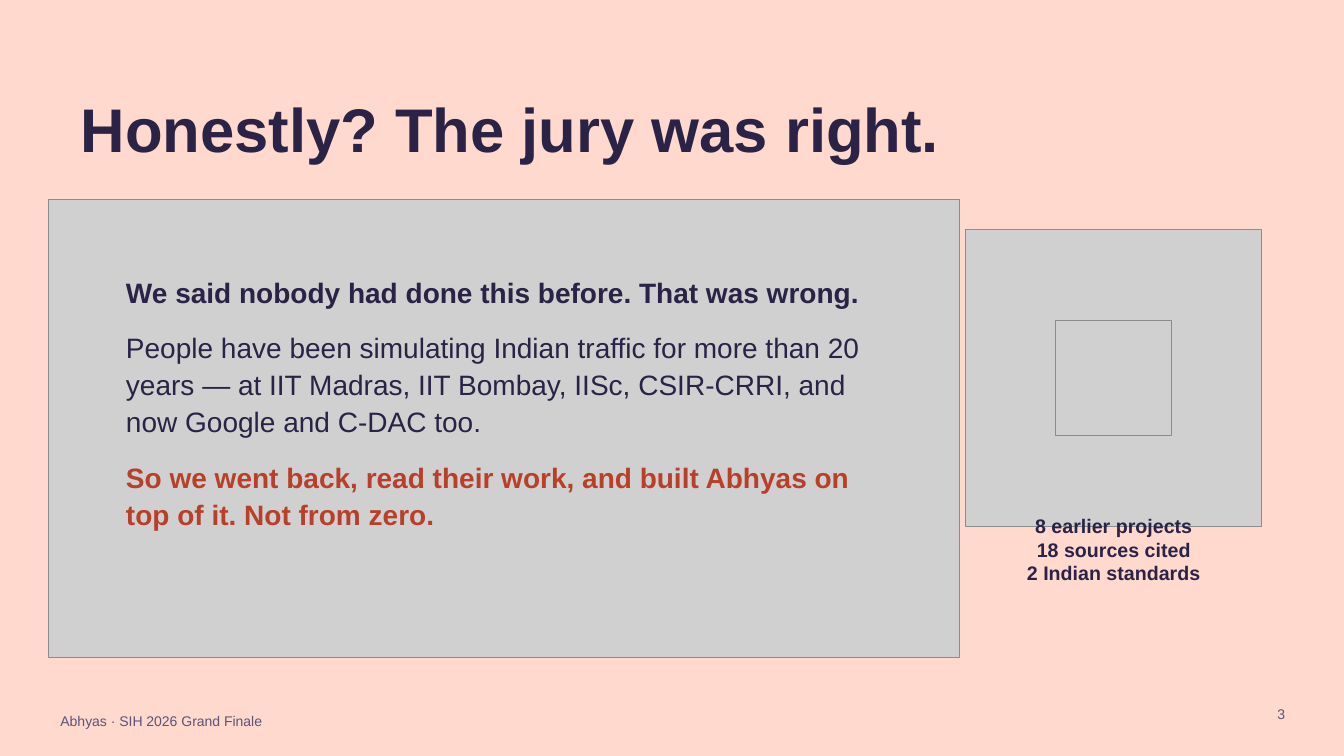
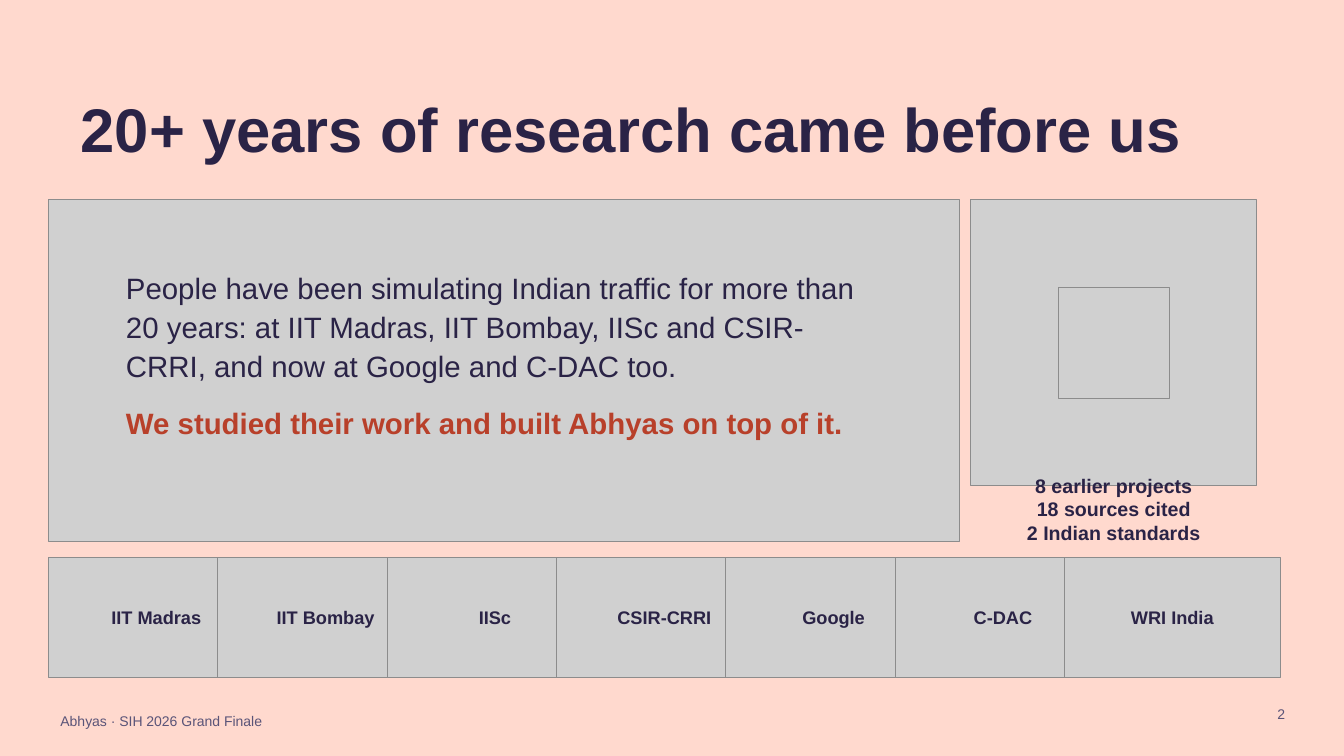
Before and after one commit to UnKnownnPasta/Abhyas, a slide deck: slide 2 of presentation/Abhyas_SIH2026_Finale.pptx (slide 3 before the commit). Drawn at 1344x756 pixels with LibreOffice and Linux fonts; fonts in the diff are those of the drawing; grey boxes stand for pictures. Boxes give left, top, right and bottom in pixels: in the first picture for what was removed or moved away, otherwise in the second. Text is boxed around its words. In the diff, an @@ line names an element or a change of style, - is before the commit and + after.

```diff
--- a/presentation/Abhyas_SIH2026_Finale.pptx
+++ b/presentation/Abhyas_SIH2026_Finale.pptx
@@ title at box(81, 107, 1181, 164): text changed @@
-Honestly? The jury was right.
+20+ years of research came before us
@@ picture: place and size @@
-picture at box(48, 200, 960, 657)
+picture at box(48, 200, 960, 541)
@@ picture: place and size @@
-picture at box(966, 230, 1262, 526)
+picture at box(971, 200, 1257, 486)
@@ text at box(126, 277, 854, 440): text changed; size 20 to 21 pt @@
-We said nobody had done this before. That was wrong.
-People have been simulating Indian traffic for more than 20 years — at IIT Madras, IIT Bombay, IISc, CSIR-CRRI, and now Google and C-DAC too.
-So we went back, read their work, and built Abhyas on top of it. Not from zero.
+People have been simulating Indian traffic for more than 20 years: at IIT Madras, IIT Bombay, IISc and CSIR-CRRI, and now at Google and C-DAC too.
+We studied their work and built Abhyas on top of it.
@@ picture: place and size @@
-picture at box(1056, 320, 1172, 436)
+picture at box(1059, 287, 1170, 398)
@@ text "8 earlier projects": place and size @@
-text "8 earlier projects" at box(1027, 519, 1200, 580)
+text "8 earlier projects" at box(1027, 479, 1200, 540)
@@ picture added at box(48, 558, 264, 678) @@
@@ picture added at box(218, 558, 434, 678) @@
@@ picture added at box(387, 558, 603, 678) @@
@@ picture added at box(557, 558, 772, 678) @@
@@ picture added at box(726, 558, 942, 678) @@
@@ picture added at box(895, 558, 1111, 678) @@
@@ picture added at box(1065, 558, 1280, 678) @@
@@ text added at box(111, 611, 202, 624), 13 pt, text #2A2346, bold @@
+IIT Madras
@@ text added at box(277, 611, 375, 628), 13 pt, text #2A2346, bold @@
+IIT Bombay
@@ text added at box(479, 611, 511, 624), 13 pt, text #2A2346, bold @@
+IISc
@@ text added at box(617, 611, 711, 624), 13 pt, text #2A2346, bold @@
+CSIR-CRRI
@@ text added at box(802, 611, 865, 628), 13 pt, text #2A2346, bold @@
+Google
@@ text added at box(974, 611, 1033, 624), 13 pt, text #2A2346, bold @@
+C-DAC
@@ text added at box(1131, 611, 1213, 624), 13 pt, text #2A2346, bold @@
+WRI India
@@ page number at box(1277, 709, 1285, 719): text changed @@
-3
+2
```
Also in this commit, not shown: 9 other slides changed, 1 slide removed.
